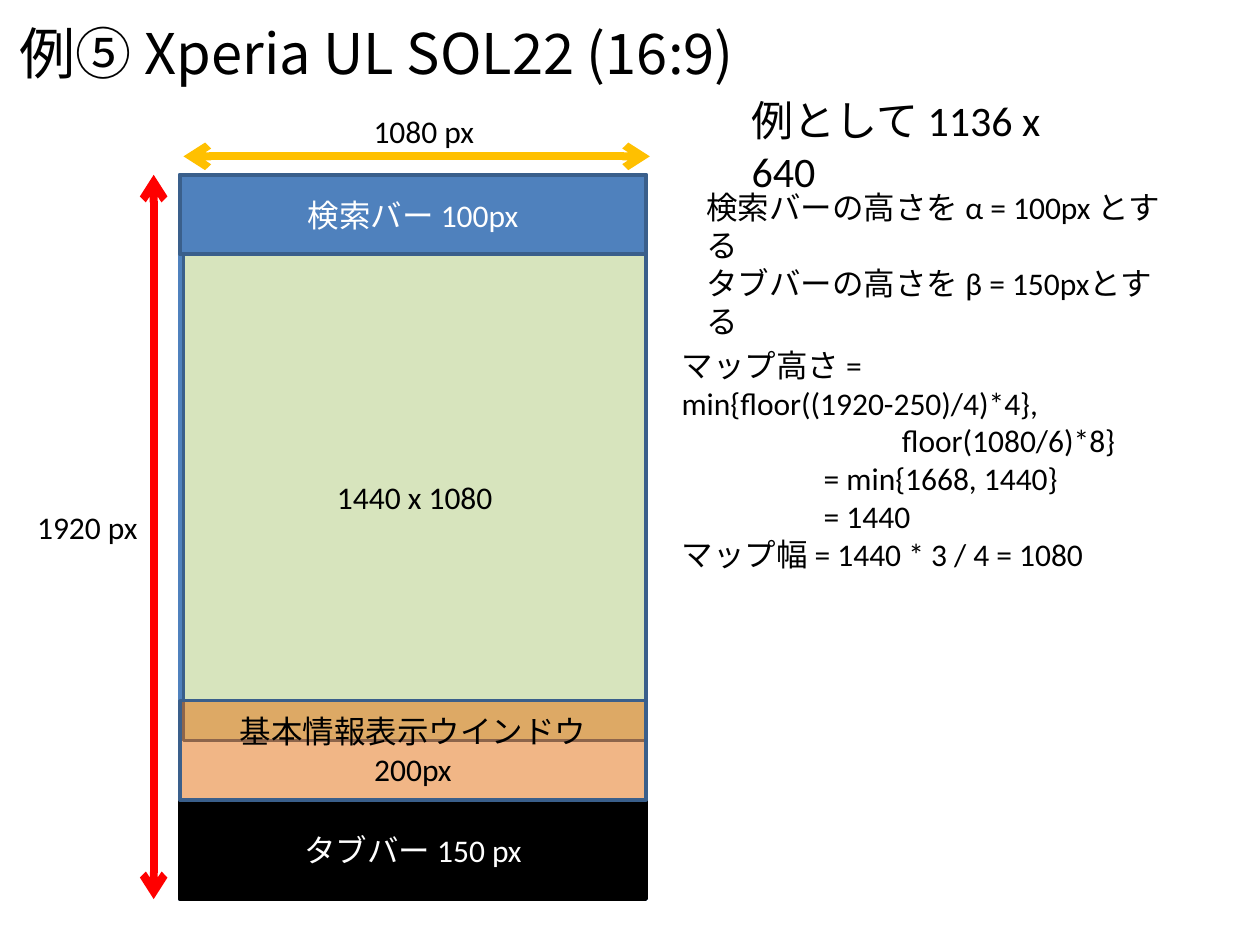
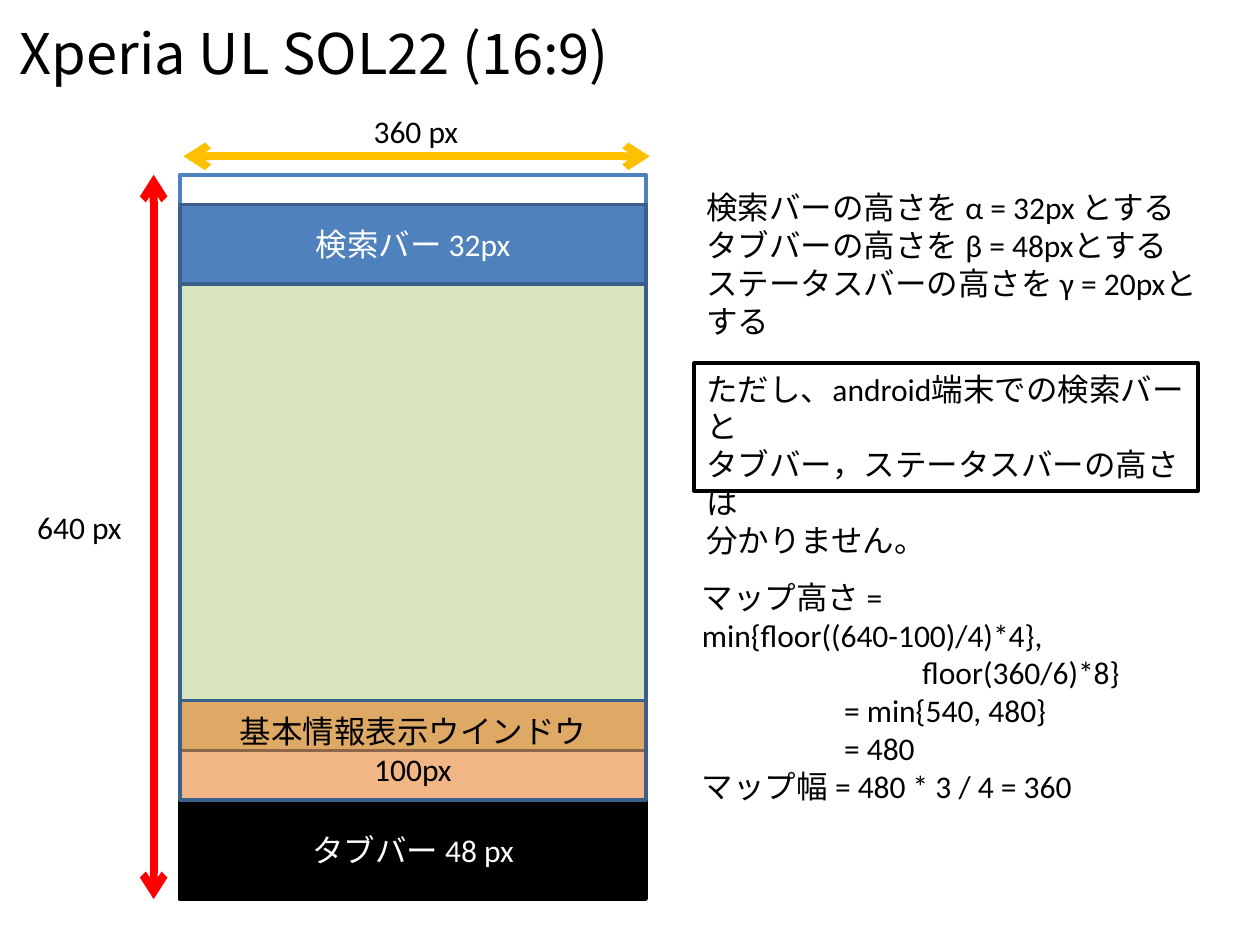
Before and after one commit to Tsukuba-SAY/documents, a slide deck: slide 6 of レイアウトに関する要求.pptx (slide 8 before the commit). Drawn at 1260x945 pixels with LibreOffice and Linux fonts; fonts in the diff are those of the drawing. Boxes give left, top, right and bottom in pixels: in the first picture for what was removed or moved away, otherwise in the second. Text is boxed around its words. In the diff, an @@ line names an element or a change of style, - is before the commit and + after.

```diff
--- a/レイアウトに関する要求.pptx
+++ b/レイアウトに関する要求.pptx
@@ title at (20,28,609,87): text changed @@
-例⑤ Xperia UL SOL22 (16:9)
+Xperia UL SOL22 (16:9)
@@ text removed at (752,101,1040,197) @@
-例として 1136 x 640
@@ text at (374,121,459,148): text changed @@
-1080 px
+360 px
@@ rectangle "検索バー 32px": place and size @@
-rectangle "検索バー 32px" at (180,175,646,255)
+rectangle "検索バー 32px" at (180,204,646,284)
@@ text at (706,192,1176,300): text changed @@
-検索バーの高さを α = 100px とする
-タブバーの高さを β = 150pxとする
+検索バーの高さを α = 32px とする
+タブバーの高さを β = 48pxとする
+ステータスバーの高さを γ = 20pxとする
@@ text in rectangle at (316,229,510,261): text changed @@
-検索バー 100px
+検索バー 32px
@@ rectangle: place and size @@
-rectangle at (184,255,646,741)
+rectangle at (180,284,646,750)
@@ rectangle added at (694,363,1198,490), outline #000000 2.25 pt, 18 pt, text #000000 @@
+ただし、android端末での検索バーと
+タブバー，ステータスバーの高さは
+分かりません。
@@ text in rectangle at (337,487,493,510): text removed @@
-1440 x 1080
@@ text at (37,517,122,544): text changed @@
-1920 px
+640 px
@@ text at (702,582,1119,801): text changed @@
-  マップ高さ = min{floor((1920-250)/4)*4},
-  floor(1080/6)*8}
-  = min{1668, 1440}
-  = 1440
-  マップ幅 = 1440 * 3 / 4 = 1080
+  マップ高さ = min{floor((640-100)/4)*4},
+  floor(360/6)*8}
+  = min{540, 480}
+  = 480
+  マップ幅 = 480 * 3 / 4 = 360
@@ text in rectangle at (374,760,451,786): text changed @@
-200px
+100px
@@ text in rectangle at (312,835,514,867): text changed @@
-タブバー 150 px
+タブバー 48 px
```
Also in this commit, not shown: 5 other slides changed, 1 slide added.
